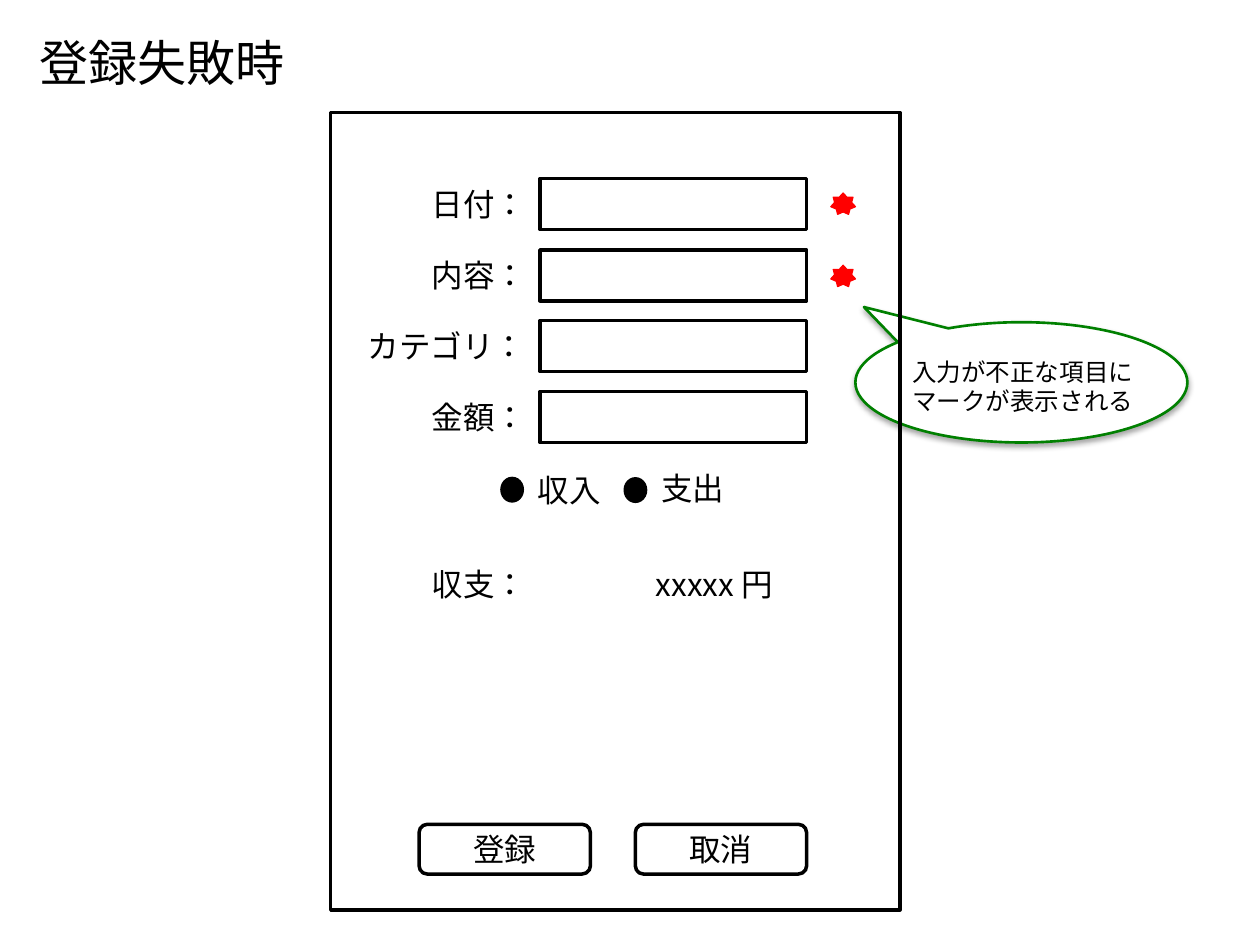
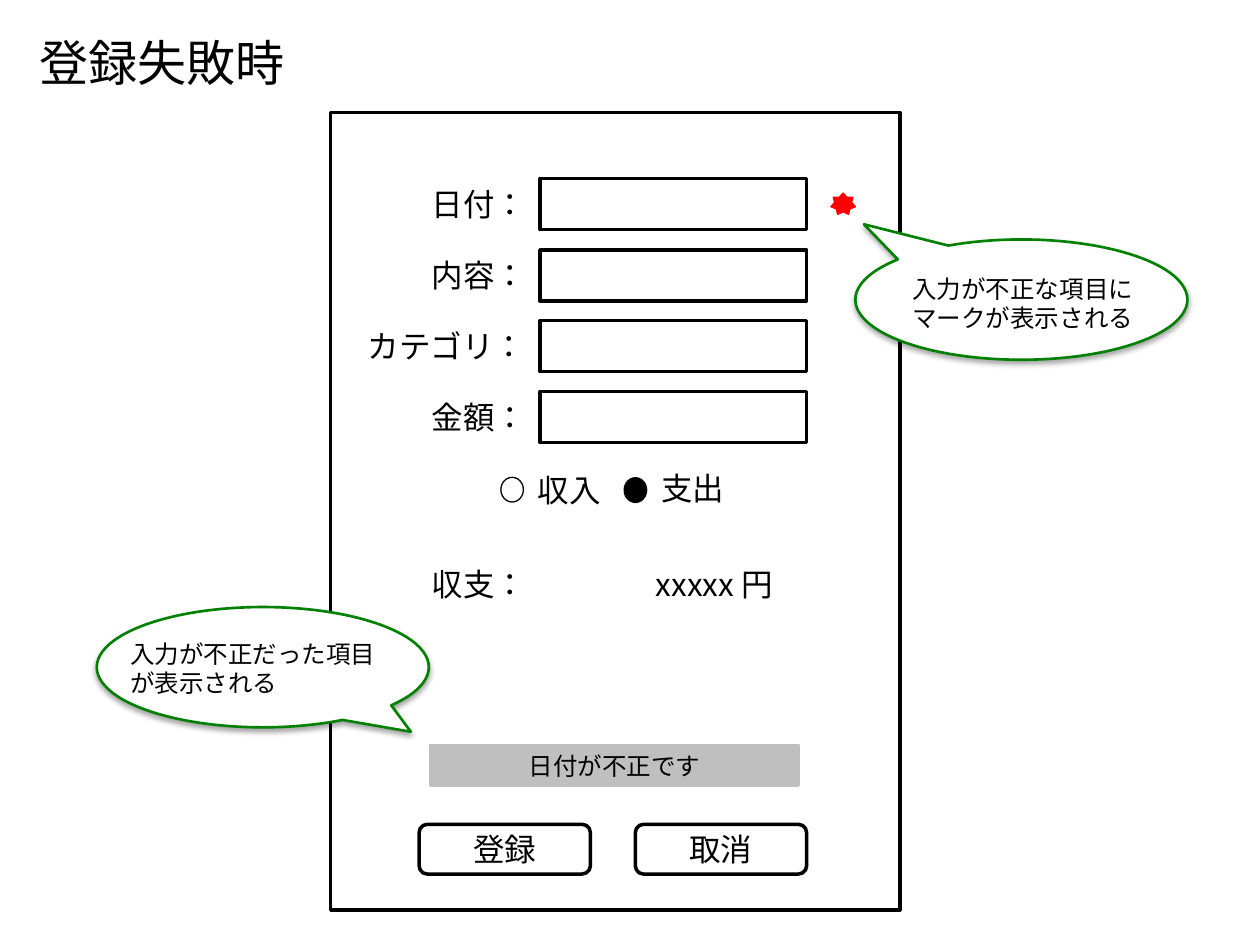
Before and after one commit to Leonis0813/chort, a slide deck: slide 5 of bin/adhafera.pptx (slide 4 before the commit). Drawn at 1260x945 pixels with LibreOffice and Linux fonts; fonts in the diff are those of the drawing. Boxes give left, top, right and bottom in pixels: in the first picture for what was removed or moved away, otherwise in the second. Text is boxed around its words. In the diff, an @@ line names an element or a change of style, - is before the commit and + after.

```diff
--- a/bin/adhafera.pptx
+++ b/bin/adhafera.pptx
@@ speech bubble: place and size @@
-speech bubble at [856,323,1188,442]
+speech bubble at [856,239,1188,359]
@@ star removed at [830,266,854,287] @@
@@ text "入力が不正な項目に": place and size @@
-text "入力が不正な項目に" at [912,360,1133,412]
+text "入力が不正な項目に" at [912,277,1133,329]
@@ ellipse at [501,478,524,503]: fill #000000 to #FFFFFF @@
@@ speech bubble added at [97,607,430,727], fill #FFFFFF, outline #008000 1.5 pt @@
@@ text added at [130,642,375,694], 14 pt, text #000000 @@
+入力が不正だった項目
+が表示される
@@ rectangle added at [431,746,799,785], fill #BFBFBF, outline #BFBFBF 2 pt, 14 pt, text #000000 @@
+日付が不正です
```
Also in this commit, not shown: 3 other slides changed, 1 slide added, 9 other files.
